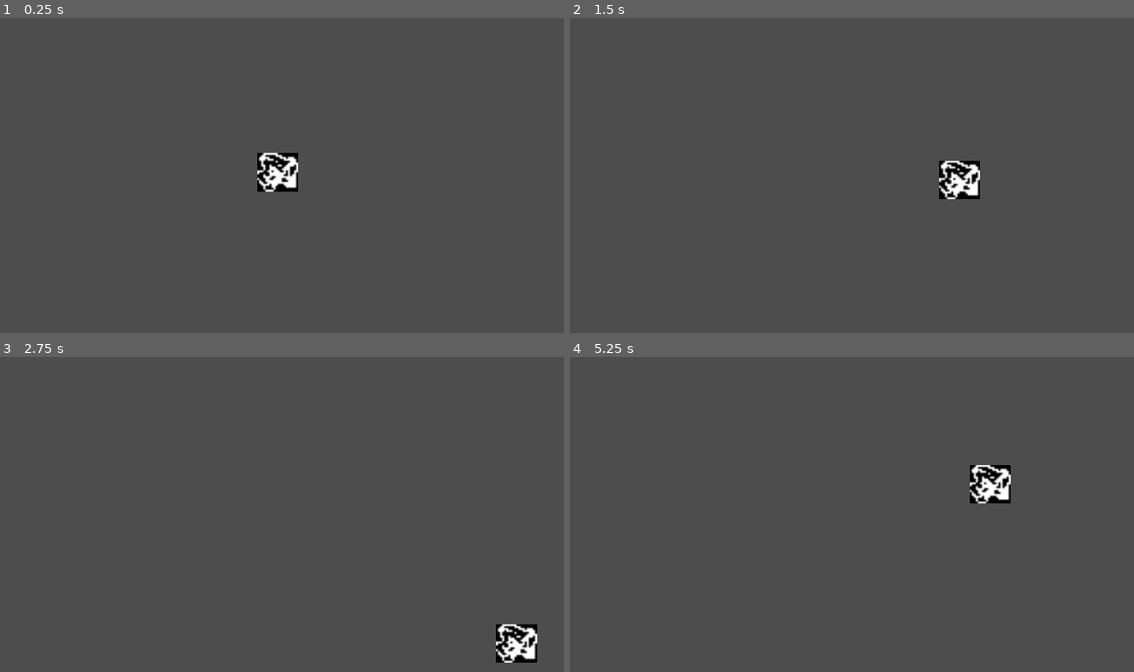
Above: before the commit, frames 1-4 (two rows, left to right).
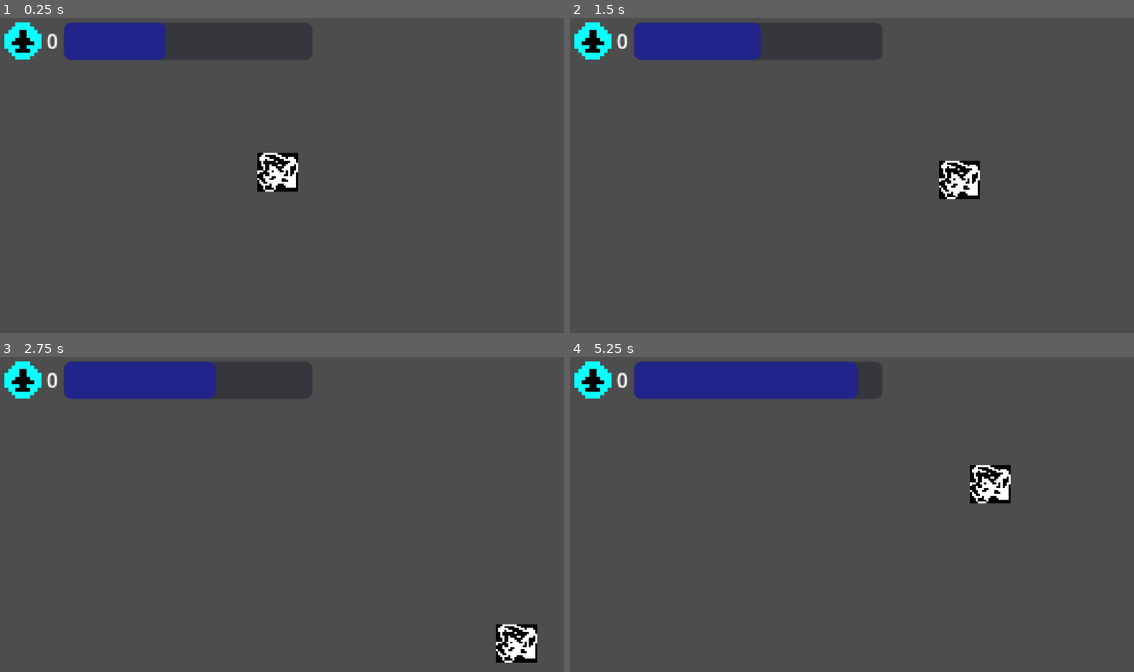
Above: after the commit, the same moments.

Repository: Starlogic-Studios/Game-Jam-2023
Game: Godot game, scene res://Levels/TestLevel.tscn
The game is run twice, just before and just after one commit, with the same random seed, the same clock (stepped at 60 frames per second) and the same inputs.
Inputs:
- Up to frame 1 (0.25 s): no input
- Up to frame 2 (1.5 s): tap Enter at 0.5 s; hold D (right) 0.53-1.28 s; hold S (down) from 1.28 s (still down)
- Up to frame 3 (2.75 s): release S (down) at 2.03 s; hold D (right) from 2.03 s (still down)
- Up to frame 4 (5.25 s): release D (right) at 2.78 s; hold W (up) 2.78-3.53 s; tap Space at 3.5 s; hold A (left) 3.53-5.03 s; hold S (down) from 5.03 s (still down)

The runs differ from the first frame. In frame 1, 3.2% of the frame differs, in the area x 0-53%, y 1-56%; in frame 2, 3.7%; in frame 3, 4.3%; in frame 4, 5.8%, in the area x 0-79%, y 1-47%.

Commit message:
added progress bar

Diff:
--- a/Character/PlayerTopDown.gd
+++ b/Character/PlayerTopDown.gd
@@ -1,13 +1,17 @@
 extends CharacterBody2D
+
+@onready var massbar = get_node("/root/TestLevel/StatusBars/DisplayContainer/ResourceDisplay/massbar")
 
 @export var max_speed = 600
 @export var accel = 1500
 @export var friction = 600
 
 var input = Vector2.ZERO
+var mass : float = 40
 
 func _physics_process(delta):
 	player_movement(delta)
+	update_ui()
 
 func get_input():
 	input.x = int(Input.is_action_pressed("right")) - int(Input.is_action_pressed("left"))
@@ -28,3 +32,15 @@
 		velocity = velocity.limit_length(max_speed)
 
 	move_and_slide()
+
+#For updating status_bar
+func update_ui():
+	massbar.value = mass
+
+func _on_mass_test_timer_timeout():
+	if mass < 100:
+		mass += 10
+		if mass > 100:
+			mass = 100
+	if mass <= 0:
+		mass = 0
--- /dev/null
+++ b/Levels/GUI.gd
@@ -0,0 +1,11 @@
+extends Control
+
+
+# Called when the node enters the scene tree for the first time.
+func _ready():
+	pass # Replace with function body.
+
+
+# Called every frame. 'delta' is the elapsed time since the previous frame.
+func _process(delta):
+	pass
--- a/Levels/TestLevel.tscn
+++ b/Levels/TestLevel.tscn
@@ -1,14 +1,27 @@
-[gd_scene load_steps=3 format=3 uid="uid://cep3jwpwxg45x"]
+[gd_scene load_steps=4 format=3 uid="uid://cep3jwpwxg45x"]
 
+[ext_resource type="PackedScene" uid="uid://dbljsro02oruk" path="res://UI/status_bars.tscn" id="1_f2ce5"]
 [ext_resource type="PackedScene" uid="uid://brvrl72ko2m6m" path="res://Character/character_body_2d.tscn" id="1_iov7f"]
 [ext_resource type="Script" path="res://Character/PlayerTopDown.gd" id="2_3aj61"]
 
 [node name="TestLevel" type="Node2D"]
 
-[node name="CharacterBody2D" parent="." instance=ExtResource("1_iov7f")]
+[node name="StatusBars" parent="." instance=ExtResource("1_f2ce5")]
+z_index = 6
+offset_left = -1150.0
+offset_top = -653.0
+offset_right = -689.0
+offset_bottom = -394.0
+
+[node name="Player" parent="." instance=ExtResource("1_iov7f")]
 script = ExtResource("2_3aj61")
 
 [node name="Camera2D" type="Camera2D" parent="."]
 zoom = Vector2(0.5, 0.5)
 process_callback = 0
 position_smoothing_enabled = true
+
+[node name="mass_test_timer" type="Timer" parent="."]
+autostart = true
+
+[connection signal="timeout" from="mass_test_timer" to="Player" method="_on_mass_test_timer_timeout"]
--- /dev/null
+++ b/UI/resource_display.tscn
@@ -0,0 +1,22 @@
+[gd_scene load_steps=2 format=3 uid="uid://b2wnf8cusj0bx"]
+
+[ext_resource type="Texture2D" uid="uid://d4fpa16tkg5oq" path="res://Assets/SPRITES/EXTRA_LIFE.png" id="2_e66nh"]
+
+[node name="ResourceDisplay" type="HBoxContainer"]
+
+[node name="TextureRect" type="TextureRect" parent="."]
+modulate = Color(0.0470588, 1, 1, 1)
+layout_mode = 2
+texture = ExtResource("2_e66nh")
+expand_mode = 3
+stretch_mode = 4
+
+[node name="Label" type="Label" parent="."]
+layout_mode = 2
+text = "0"
+
+[node name="massbar" type="ProgressBar" parent="."]
+modulate = Color(0.0117647, 0.0431373, 1, 1)
+custom_minimum_size = Vector2(200, 30)
+layout_mode = 2
+show_percentage = false
--- /dev/null
+++ b/UI/status_bars.tscn
@@ -0,0 +1,19 @@
+[gd_scene load_steps=2 format=3 uid="uid://dbljsro02oruk"]
+
+[ext_resource type="PackedScene" uid="uid://b2wnf8cusj0bx" path="res://UI/resource_display.tscn" id="2_bbyad"]
+
+[node name="StatusBars" type="GridContainer"]
+offset_right = 40.0
+offset_bottom = 26.0
+scale = Vector2(5, 5)
+columns = 5
+
+[node name="DisplayContainer" type="MarginContainer" parent="."]
+layout_mode = 2
+theme_override_constants/margin_left = 10
+theme_override_constants/margin_top = 10
+theme_override_constants/margin_right = 10
+theme_override_constants/margin_bottom = 10
+
+[node name="ResourceDisplay" parent="DisplayContainer" instance=ExtResource("2_bbyad")]
+layout_mode = 2
--- a/project.godot
+++ b/project.godot
@@ -44,4 +44,5 @@
 
 [rendering]
 
+textures/canvas_textures/default_texture_filter=0
 renderer/rendering_method="mobile"
